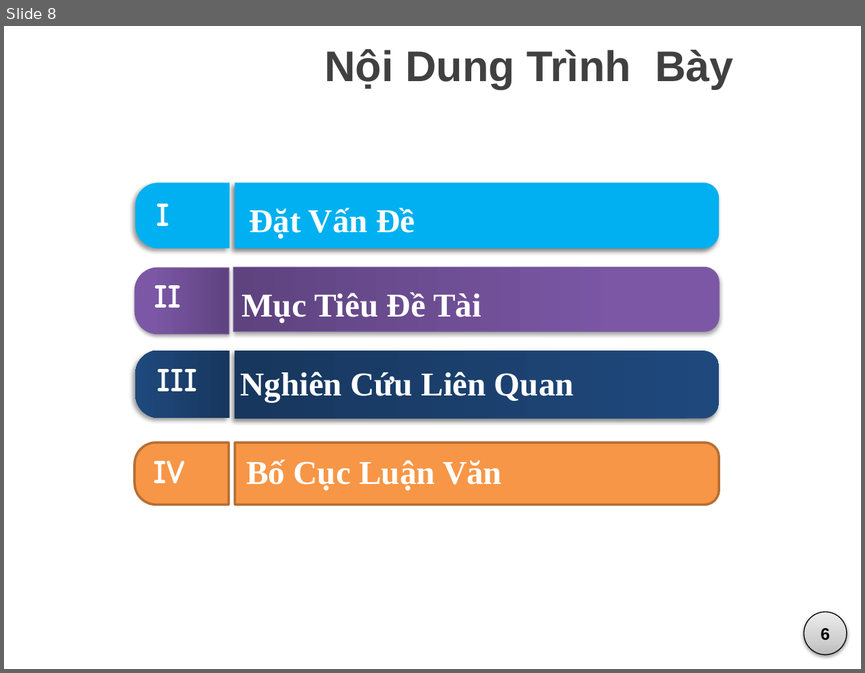
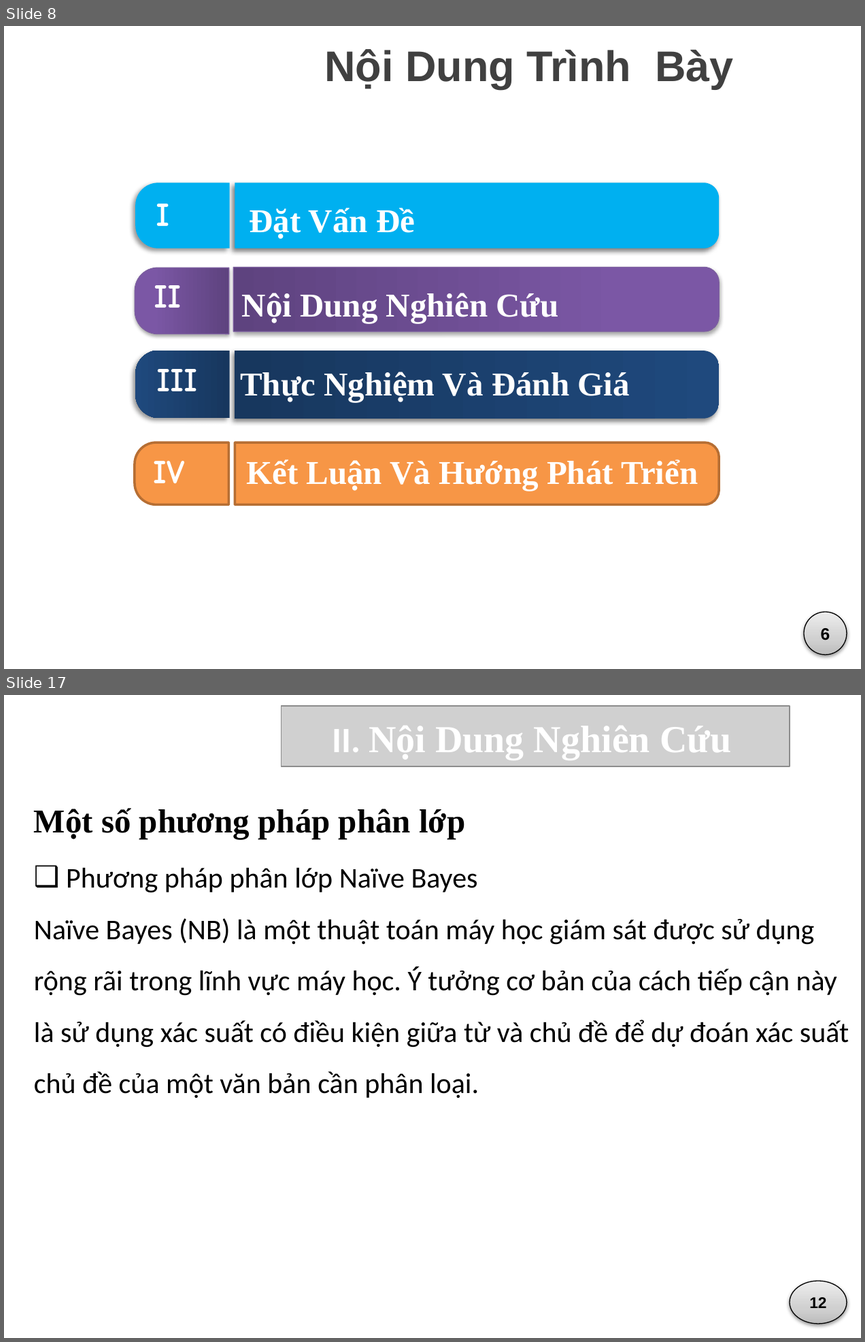
Before and after one commit to vominhquan1995/NLP, a slide deck: Document/ThuyetTrinh/BaoCao_v1.pptx. Shown one above the other, each under a label of ours: slide 8 before the commit, slides 8 and 17 after it; the slides between them are not shown. The pictures are 865x673 and 865x1342 pixels, drawn with LibreOffice and Linux fonts; fonts in the diff are those of the drawing; grey boxes stand for pictures; background and template pictures are left out. Boxes give left, top, right and bottom in pixels: in the first picture for what was removed or moved away, otherwise in the second. Text is boxed around its words. In the diff, an @@ line names an element or a change of style, - is before the commit and + after.

```diff
--- a/Document/ThuyetTrinh/BaoCao_v1.pptx
+++ b/Document/ThuyetTrinh/BaoCao_v1.pptx
@@ slide 17 added at box(4, 695, 861, 1338), background #FFFFFF @@
@@ picture added at box(281, 706, 789, 767) @@
@@ text added at box(332, 726, 731, 760), 32 pt, text #FFFFFF, bold @@
+II. Nội Dung Nghiên Cứu
@@ text added at box(34, 808, 465, 839), 28 pt, text #000000, bold @@
+Một số phương pháp phân lớp
@@ text added at box(34, 867, 849, 1098), 24 pt, text #000000 @@
+❑ Phương pháp phân lớp Naïve Bayes
+Naïve Bayes (NB) là một thuật toán máy học giám sát được sử dụng rộng rãi trong lĩnh vực máy học. Ý tưởng cơ bản của cách tiếp cận này là sử dụng xác suất có điều kiện giữa từ và chủ đề để dự đoán xác suất chủ đề của một văn bản cần phân loại.
@@ ellipse added at box(789, 1280, 847, 1323), fill gradient #BDBDBD to #D1D1D1 to #EEEEEE, outline #000000 0.75 pt, 13 pt, text #000000, bold @@
+12
@@ slide 8 changed as well @@
@@ text at box(242, 293, 559, 323): text changed @@
-Mục Tiêu Đề Tài
+Nội Dung Nghiên Cứu
@@ text at box(240, 371, 630, 402): text changed @@
-Nghiên Cứu Liên Quan
+Thực Nghiệm Và Đánh Giá
@@ text at box(246, 459, 698, 490): text changed @@
-Bố Cục Luận Văn
+Kết Luận Và Hướng Phát Triển
```
Also in this commit, not shown: 6 other slides changed, 20 other slides added, 13 slides removed.
